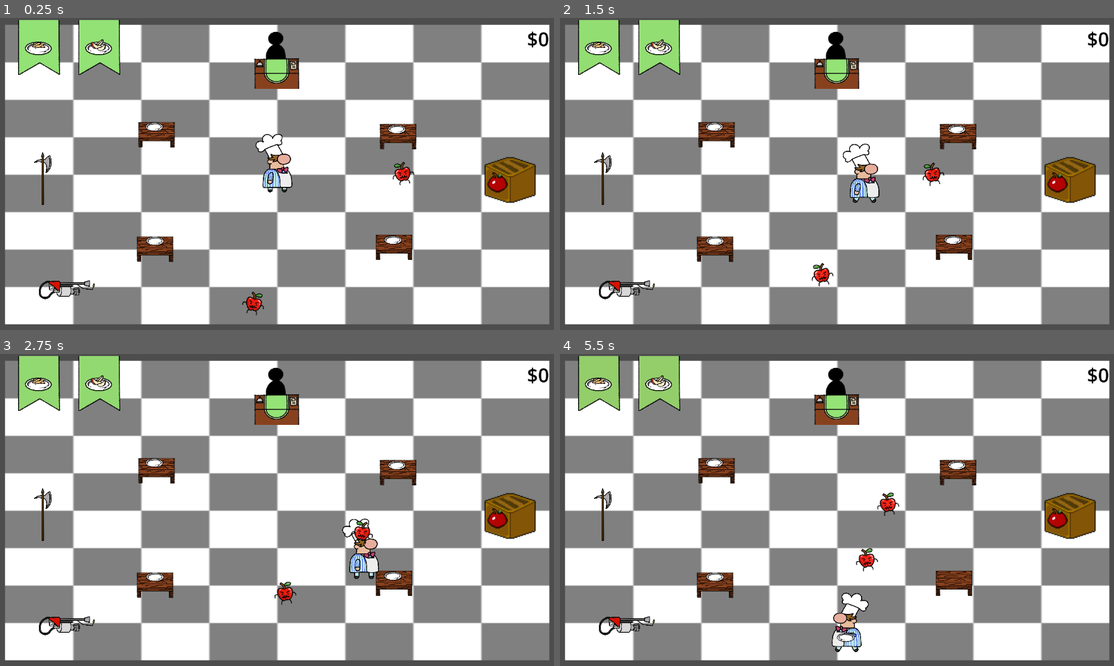
Above: before the commit, frames 1-4 (two rows, left to right).
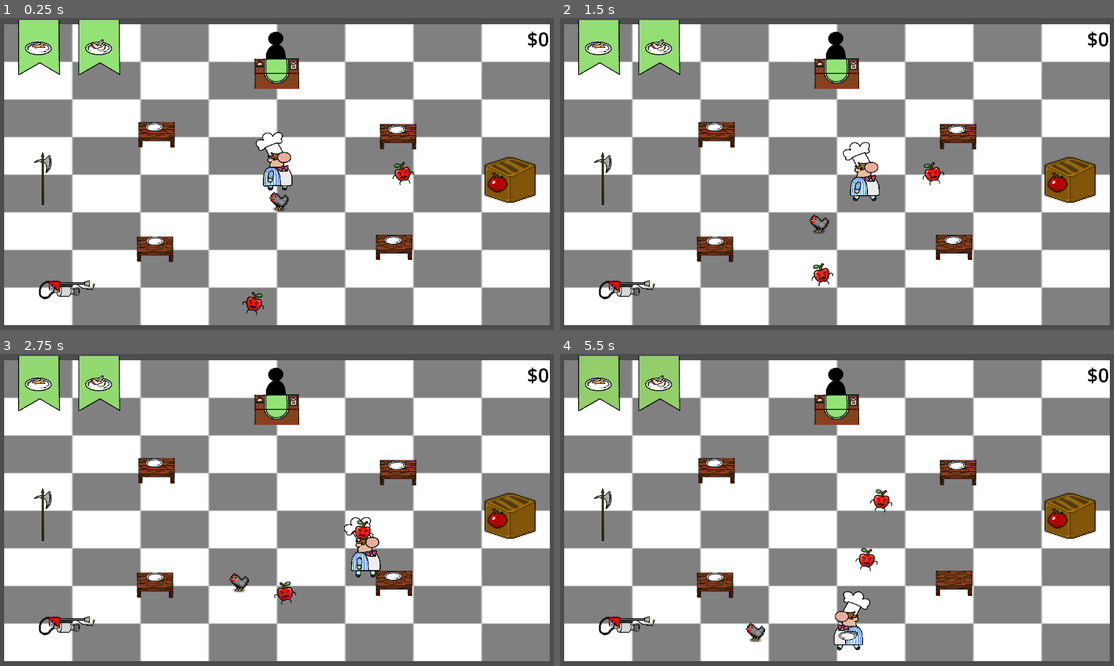
Above: after the commit, the same moments.

Repository: santosty25/Mortal-Cooking
Game: Godot game, scene res://Scenes/Main.tscn
Same seed, same stepped clock (60 frames per second), same inputs: the game is played once before the commit and once after it.
Inputs (mouse positions are in pixels of both pictures, inside the frame that each line leads up to):
- Up to frame 1 (0.25 s): no input
- Up to frame 2 (1.5 s): move the mouse to (958, 158) at 0.52 s; press the mouse at (958, 158) at 0.53 s; hold D (Move_Right) 0.53-1.28 s; move the mouse to (726, 189) at 1.27 s; release the mouse at (726, 189) at 1.28 s; hold S (Move_Down) from 1.28 s (still down); tap Shift (Block) at 1.35 s
- Up to frame 3 (2.75 s): move the mouse to (332, 441) at 2.02 s; release S (Move_Down) at 2.03 s; hold D (Move_Right) from 2.03 s (still down); hold Space (Dash) from 2.03 s (still down)
- Up to frame 4 (5.5 s): move the mouse to (809, 572) at 2.77 s; release D (Move_Right) at 2.78 s; release Space (Dash) at 2.78 s; hold W (Move_Up) 2.78-3.53 s; tap E (Interact) at 2.85 s; move the mouse to (1003, 556) at 3.52 s; press the mouse at (1003, 556) at 3.53 s; hold A (Move_Left) 3.53-5.03 s; move the mouse to (670, 463) at 4.27 s; release the mouse at (670, 463) at 4.28 s; tap Shift (Block) at 4.35 s; move the mouse to (864, 510) at 5.02 s; hold S (Move_Down) from 5.03 s (still down); hold Space (Dash) from 5.03 s (still down)

The runs differ from the first frame. In frame 1, 3.4% of the frame differs, in the area x 0-100%, y 2-99%; in frame 2, 3.5%; in frame 3, 3.6%; in frame 4, 3.9%.

Commit message:
chicken added

Diff:
--- /dev/null
+++ b/Code/Character/Chicken.gd
@@ -0,0 +1,40 @@
+extends CharacterBody2D
+class_name Chicken
+
+
+const SPEED = 100.0
+const JUMP_VELOCITY = -400.0
+var direction: Vector2 = Vector2.ZERO
+var change_direction_timer: float = 1.0
+
+var player
+
+func _ready():
+	player = get_parent().get_node("Player")
+	randomize()
+	change_direction()
+
+func move(position):
+	position = velocity
+
+
+func _physics_process(delta: float) -> void:
+	velocity = direction * SPEED
+	move_and_slide()
+	#velocity = move_and_slide()
+
+	if get_slide_collision_count() > 0:
+		change_direction()
+
+	#change_direction_timer -= delta
+	#if change_direction_timer <= 0:
+		#change_direction()
+		#change_direction_timer = 1.0
+		#
+	if direction.x > 0:
+		$AnimatedSprite2D.flip_h = true
+	elif direction.x < 0:
+		$AnimatedSprite2D.flip_h = false
+
+func change_direction():
+	direction = Vector2(randf_range(-1,1), randf_range(-1,1)).normalized()
--- a/Code/Main.gd
+++ b/Code/Main.gd
@@ -6,6 +6,8 @@
 var preparationsLabels = ["chopped", "fire"] # list of all ways of preparing ingredients
 var ingredients = [load("res://Scenes/Character/Apple.tscn")]
 var dropImages = [[load("res://art/Item/Apple_Slices.png"), load("res://art/Item/Dried_Apples.png")]] # first index is ingredient, second is preparation
+var chickBody = load("res://Scenes/Character/Chicken.tscn")
+var chickenSpawn
 
 # things we need to respawn
 var plate = load("res://Scenes/Item/Plate.tscn")
@@ -27,6 +29,7 @@
 func _ready() -> void:
 	generate_order()
 	generate_order()
+	spawn_chicken()
 
 func _process(delta: float) -> void:
 	$Score.text = "$"+str(score)
@@ -111,10 +114,15 @@
 
 
 		return true
-
 func get_drop_image(label: Array):
 	var x = ingredientsLabels.find(label[0])
 	var y = preparationsLabels.find(label[1])
 	if !x || !y:
 		print("invalid label: "+str(label))
 	return dropImages[x][y]
+
+func spawn_chicken():
+	var chick = chickBody.instantiate()
+	add_child(chick)
+
+	chick.move(chick.position)
--- /dev/null
+++ b/Scenes/Character/Chicken.tscn
@@ -0,0 +1,143 @@
+[gd_scene load_steps=21 format=3 uid="uid://n7v8utgxf485"]
+
+[ext_resource type="Script" path="res://Code/Character/Chicken.gd" id="1_qxdgn"]
+[ext_resource type="Texture2D" uid="uid://btlqrh7qhs84c" path="res://art/Character/Enemies/Chicken/Chicken_Sprite_Sheet_Black.png" id="1_uhwp8"]
+
+[sub_resource type="CapsuleShape2D" id="CapsuleShape2D_rl7ap"]
+radius = 44.0
+height = 88.0
+
+[sub_resource type="AtlasTexture" id="AtlasTexture_fsak1"]
+atlas = ExtResource("1_uhwp8")
+region = Rect2(0, 0, 32, 32)
+
+[sub_resource type="AtlasTexture" id="AtlasTexture_6gaot"]
+atlas = ExtResource("1_uhwp8")
+region = Rect2(32, 0, 32, 32)
+
+[sub_resource type="AtlasTexture" id="AtlasTexture_wbqgg"]
+atlas = ExtResource("1_uhwp8")
+region = Rect2(64, 0, 32, 32)
+
+[sub_resource type="AtlasTexture" id="AtlasTexture_lsyh3"]
+atlas = ExtResource("1_uhwp8")
+region = Rect2(96, 0, 32, 32)
+
+[sub_resource type="AtlasTexture" id="AtlasTexture_okvq4"]
+atlas = ExtResource("1_uhwp8")
+region = Rect2(0, 32, 32, 32)
+
+[sub_resource type="AtlasTexture" id="AtlasTexture_17cpi"]
+atlas = ExtResource("1_uhwp8")
+region = Rect2(32, 32, 32, 32)
+
+[sub_resource type="AtlasTexture" id="AtlasTexture_b5b7e"]
+atlas = ExtResource("1_uhwp8")
+region = Rect2(64, 32, 32, 32)
+
+[sub_resource type="AtlasTexture" id="AtlasTexture_5nodb"]
+atlas = ExtResource("1_uhwp8")
+region = Rect2(96, 32, 32, 32)
+
+[sub_resource type="AtlasTexture" id="AtlasTexture_0ve8j"]
+atlas = ExtResource("1_uhwp8")
+region = Rect2(0, 64, 32, 32)
+
+[sub_resource type="AtlasTexture" id="AtlasTexture_gp88i"]
+atlas = ExtResource("1_uhwp8")
+region = Rect2(32, 64, 32, 32)
+
+[sub_resource type="AtlasTexture" id="AtlasTexture_q4djw"]
+atlas = ExtResource("1_uhwp8")
+region = Rect2(64, 64, 32, 32)
+
+[sub_resource type="AtlasTexture" id="AtlasTexture_130p7"]
+atlas = ExtResource("1_uhwp8")
+region = Rect2(96, 64, 32, 32)
+
+[sub_resource type="AtlasTexture" id="AtlasTexture_sxwun"]
+atlas = ExtResource("1_uhwp8")
+region = Rect2(0, 96, 32, 32)
+
+[sub_resource type="AtlasTexture" id="AtlasTexture_gb6ue"]
+atlas = ExtResource("1_uhwp8")
+region = Rect2(32, 96, 32, 32)
+
+[sub_resource type="AtlasTexture" id="AtlasTexture_wjkja"]
+atlas = ExtResource("1_uhwp8")
+region = Rect2(64, 96, 32, 32)
+
+[sub_resource type="AtlasTexture" id="AtlasTexture_l7l4m"]
+atlas = ExtResource("1_uhwp8")
+region = Rect2(96, 96, 32, 32)
+
+[sub_resource type="SpriteFrames" id="SpriteFrames_bsc8g"]
+animations = [{
+"frames": [{
+"duration": 1.0,
+"texture": SubResource("AtlasTexture_fsak1")
+}, {
+"duration": 1.0,
+"texture": SubResource("AtlasTexture_6gaot")
+}, {
+"duration": 1.0,
+"texture": SubResource("AtlasTexture_wbqgg")
+}, {
+"duration": 1.0,
+"texture": SubResource("AtlasTexture_lsyh3")
+}, {
+"duration": 1.0,
+"texture": SubResource("AtlasTexture_okvq4")
+}, {
+"duration": 1.0,
+"texture": SubResource("AtlasTexture_17cpi")
+}, {
+"duration": 1.0,
+"texture": SubResource("AtlasTexture_b5b7e")
+}, {
+"duration": 1.0,
+"texture": SubResource("AtlasTexture_5nodb")
+}, {
+"duration": 1.0,
+"texture": SubResource("AtlasTexture_0ve8j")
+}, {
+"duration": 1.0,
+"texture": SubResource("AtlasTexture_gp88i")
+}, {
+"duration": 1.0,
+"texture": SubResource("AtlasTexture_q4djw")
+}, {
+"duration": 1.0,
+"texture": SubResource("AtlasTexture_130p7")
+}, {
+"duration": 1.0,
+"texture": SubResource("AtlasTexture_sxwun")
+}, {
+"duration": 1.0,
+"texture": SubResource("AtlasTexture_gb6ue")
+}, {
+"duration": 1.0,
+"texture": SubResource("AtlasTexture_wjkja")
+}, {
+"duration": 1.0,
+"texture": SubResource("AtlasTexture_l7l4m")
+}],
+"loop": true,
+"name": &"default",
+"speed": 5.0
+}]
+
+[node name="Chicken" type="CharacterBody2D"]
+collision_layer = 2
+collision_mask = 4
+script = ExtResource("1_qxdgn")
+
+[node name="HitBox" type="CollisionShape2D" parent="."]
+position = Vector2(20, 60)
+shape = SubResource("CapsuleShape2D_rl7ap")
+
+[node name="AnimatedSprite2D" type="AnimatedSprite2D" parent="."]
+position = Vector2(16.375, 57.75)
+scale = Vector2(2.85156, 2.82813)
+sprite_frames = SubResource("SpriteFrames_bsc8g")
+frame_progress = 0.501742
--- a/Scenes/Main.tscn
+++ b/Scenes/Main.tscn
@@ -22,8 +22,8 @@
 script = ExtResource("1_144we")
 
 [node name="KitchenFloor" type="Sprite2D" parent="."]
-position = Vector2(1.5, 2.00002)
-scale = Vector2(8.81641, 4.85938)
+position = Vector2(9.42051e-05, 1.99995)
+scale = Vector2(8.84375, 4.88281)
 texture = ExtResource("2_uti5l")
 
 [node name="Table" parent="." instance=ExtResource("3_dryq0")]
@@ -75,7 +75,7 @@
 zoom = Vector2(0.5, 0.5)
 
 [node name="Player" parent="." instance=ExtResource("2_cqwo3")]
-position = Vector2(3, 1)
+position = Vector2(4, -6)
 collision_layer = 4
 
 [node name="OrderCooldown" type="Timer" parent="."]
Binary file added: art/Character/Enemies/Chicken/Chicken_Sprite_Sheet_Black.png
Not shown, added: art/Character/Enemies/Chicken/Chicken_Sprite_Sheet_Black.png.import
